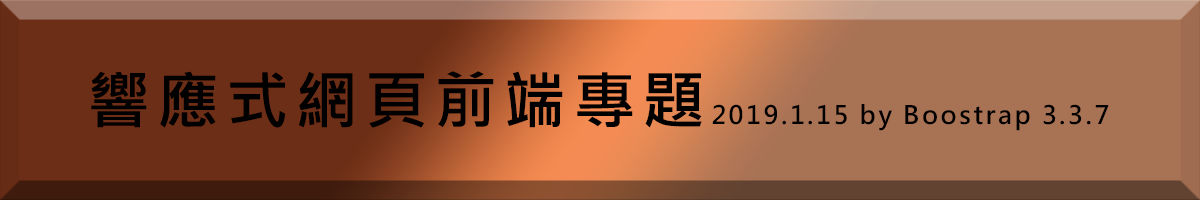
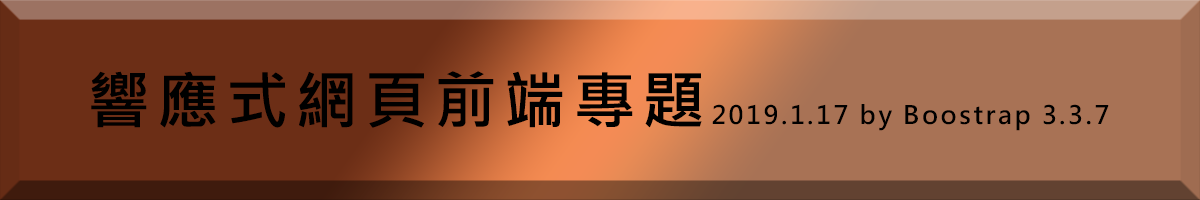
Comparing the layer stacks of the two 1200px x 200px images. Changes:
renamed "響應式網頁前端專題2019.1.15 by Boostrap 3.3.7" to "響應式網頁前端專題2019.1.17 by Boostrap 3.3.7", painted on it over (834, 105, 848, 125)
